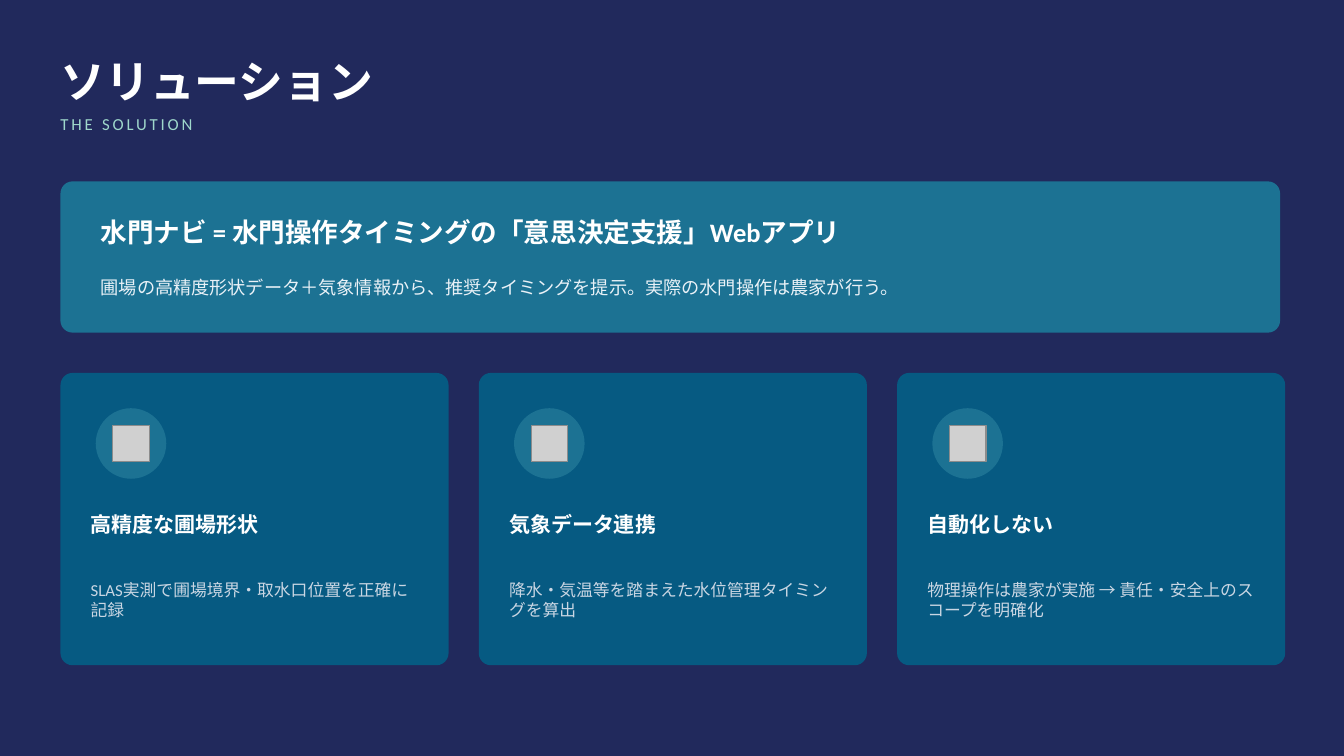
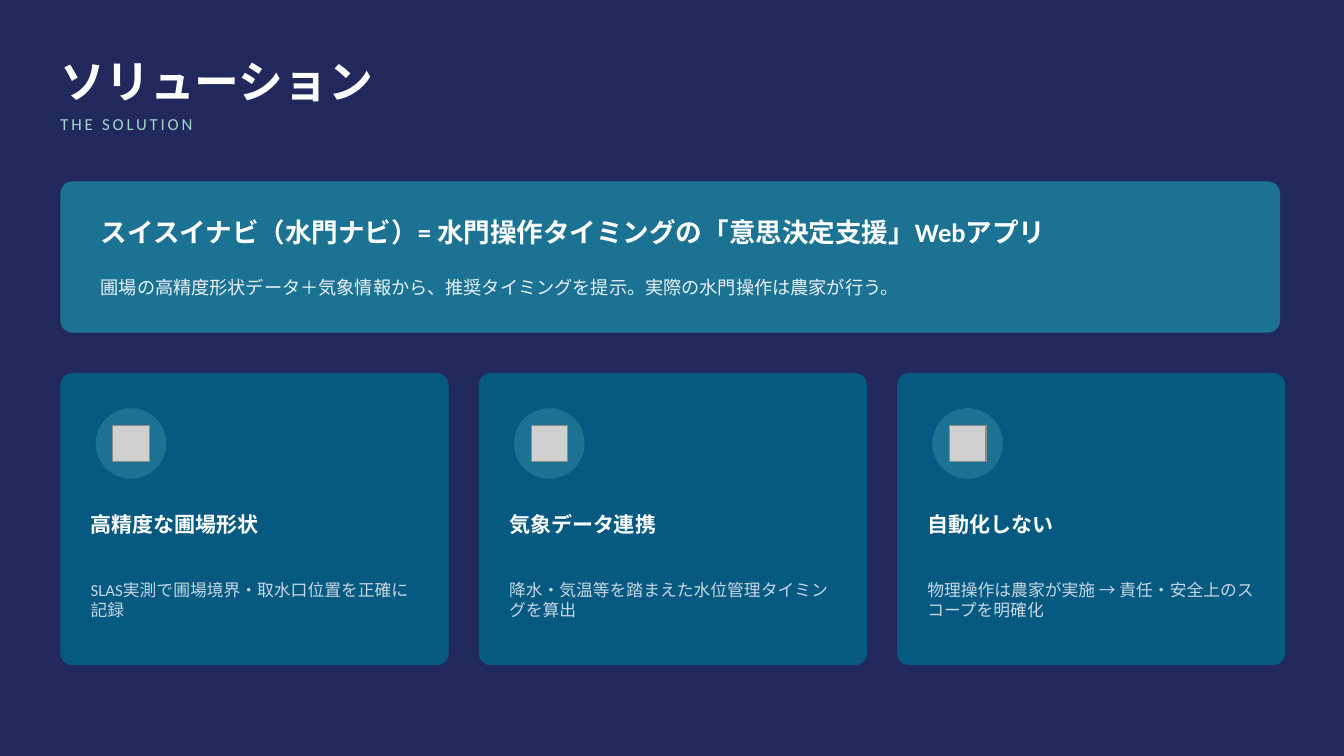
Before and after one commit to Klayertan/michibiki-suimon-navi, a slide deck: slide 4 of Suimon_Navi_Plan.pptx. Drawn at 1344x756 pixels with LibreOffice and Linux fonts; fonts in the diff are those of the drawing; grey boxes stand for pictures. Boxes give left, top, right and bottom in pixels: in the first picture for what was removed or moved away, otherwise in the second. Text is boxed around its words. In the diff, an @@ line names an element or a change of style, - is before the commit and + after.

Commit message:
スイスイナビ

```diff
--- a/Suimon_Navi_Plan.pptx
+++ b/Suimon_Navi_Plan.pptx
@@ text at (x1=101, y1=219, x2=1045, y2=245): text changed @@
-水門ナビ = 水門操作タイミングの「意思決定支援」Webアプリ
+スイスイナビ（水門ナビ）= 水門操作タイミングの「意思決定支援」Webアプリ
```
Also in this commit, not shown: 2 other slides changed, 3 other files.
